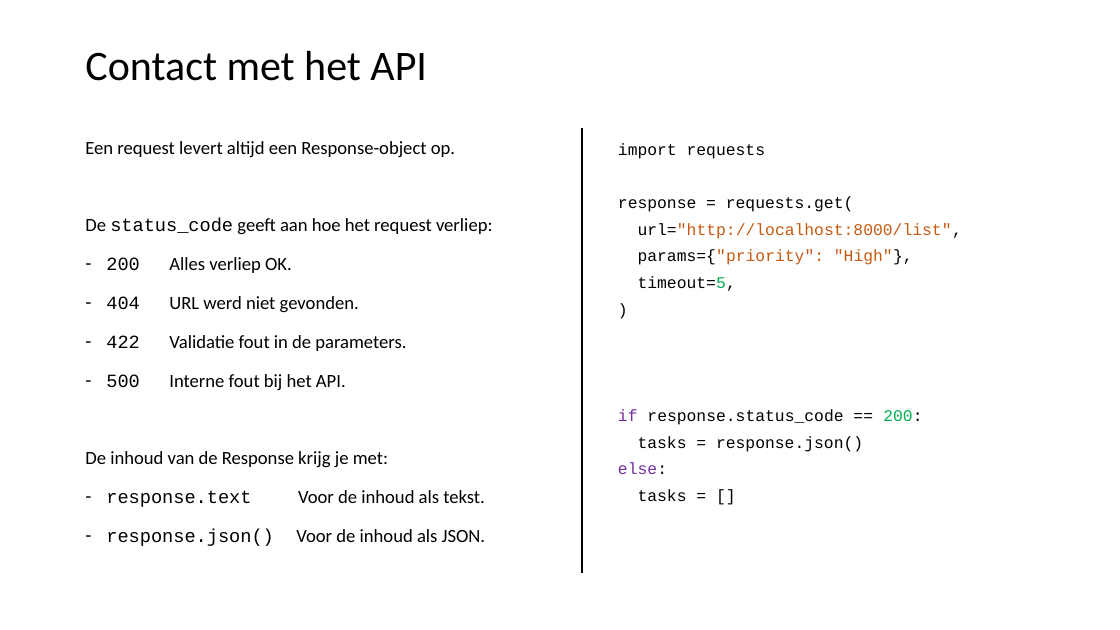
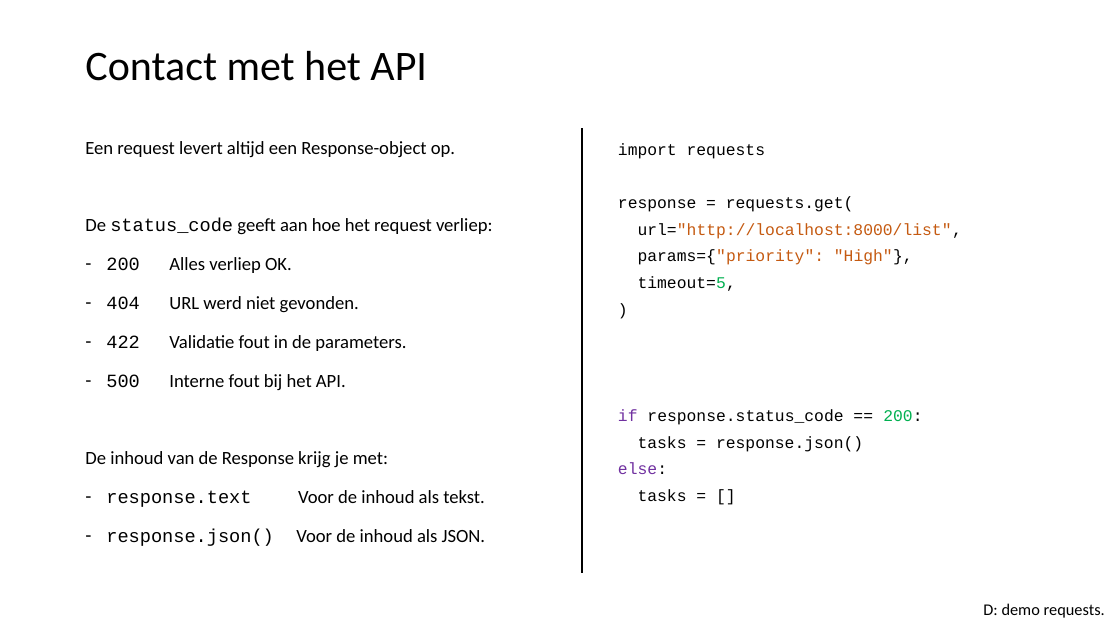
Before and after one commit to LFKoning/knowledge-sharing, a slide deck: slide 44 of python_course_4p/4_fastapi_streamlit/4_fastapi_streamlit.pptx (slide 43 before the commit). Drawn at 1120x630 pixels with LibreOffice and Linux fonts; fonts in the diff are those of the drawing. Boxes give left, top, right and bottom in pixels: in the first picture for what was removed or moved away, otherwise in the second. Text is boxed around its words. In the diff, an @@ line names an element or a change of style, - is before the commit and + after.

```diff
--- a/python_course_4p/4_fastapi_streamlit/4_fastapi_streamlit.pptx
+++ b/python_course_4p/4_fastapi_streamlit/4_fastapi_streamlit.pptx
@@ text added at (983, 603, 1105, 618), 14 pt, text #000000 @@
+D: demo requests.
```
Also in this commit, not shown: 1 other slide changed, 1 slide added, 1 other file.
